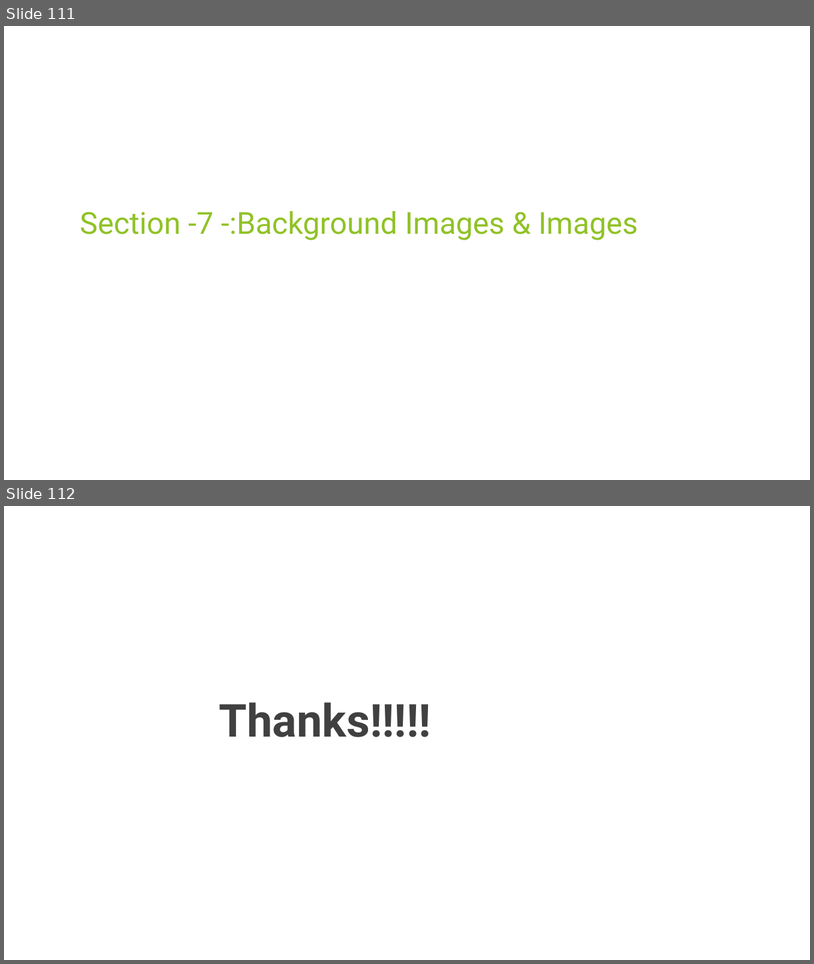
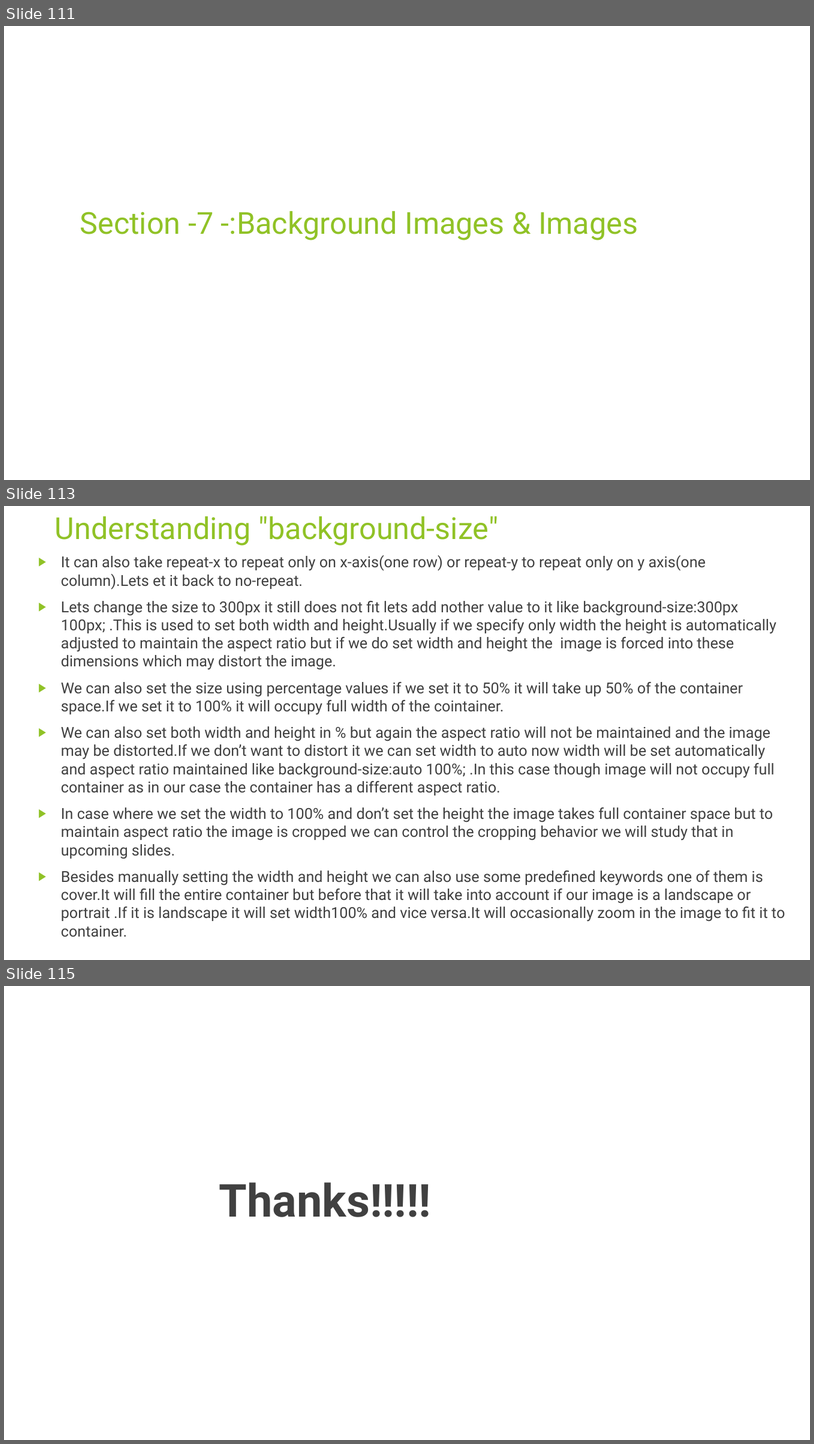
Before and after one commit to rudhrainfogain/CSS, a slide deck: PPT/Css-v7.pptx. Shown one above the other, each under a label of ours: slides 111 and 112 before the commit, slides 111, 113 and 115 after it; the slides between them are not shown. The pictures are 814x964 and 814x1444 pixels, drawn with LibreOffice and Linux fonts; fonts in the diff are those of the drawing. Boxes give left, top, right and bottom in pixels: in the first picture for what was removed or moved away, otherwise in the second. Text is boxed around its words. In the diff, an @@ line names an element or a change of style, - is before the commit and + after.

Commit message:
BackgroundSize

```diff
--- a/PPT/Css-v7.pptx
+++ b/PPT/Css-v7.pptx
@@ slide 113 added at bbox=[4, 506, 810, 960], background #FFFFFF @@
@@ title added at bbox=[55, 516, 498, 546], 36 pt, text #90C226 @@
+Understanding "background-size"
@@ text added at bbox=[61, 555, 785, 937], 18 pt, text #404040 @@
+▶ It can also take repeat-x to repeat only on x-axis(one row) or repeat-y to repeat only on y axis(one column).Lets et it back to no-repeat.
+▶ Lets change the size to 300px it still does not fit lets add nother value to it like background-size:300px 100px; .This is used to set both width and height.Usually if we specify only width the height is automatically adjusted to maintain the aspect ratio but if we do set width and height the image is forced into these dimensions which may distort the image.
+▶ We can also set the size using percentage values if we set it to 50% it will take up 50% of the container space.If we set it to 100% it will occupy full width of the cointainer.
+▶ We can also set both width and height in % but again the aspect ratio will not be maintained and the image may be distorted.If we don’t want to distort it we can set width to auto now width will be set automatically and aspect ratio maintained like background-size:auto 100%; .In this case though image will not occupy full container as in our case the container has a different aspect ratio.
+▶ In case where we set the width to 100% and don’t set the height the image takes full container space but to maintain aspect ratio the image is cropped we can control the cropping behavior we will study that in upcoming slides.
+▶ Besides manually setting the width and height we can also use some predefined keywords one of them is cover.It will fill the entire container but before that it will take into account if our image is a landscape or portrait .If it is landscape it will set width100% and vice versa.It will occasionally zoom in the image to fit it to container.
@@ what was slide 112 is now slide 115 @@
```
Also in this commit, not shown: 2 other slides added, 1 other file.
